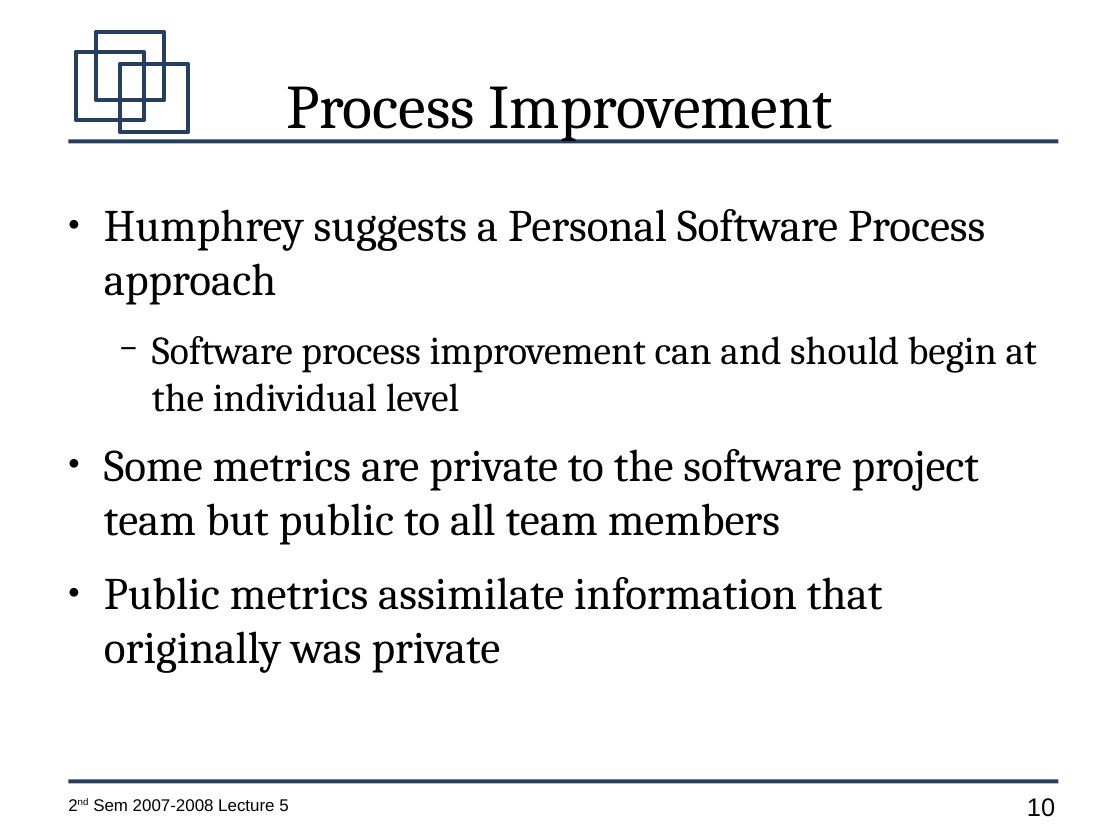
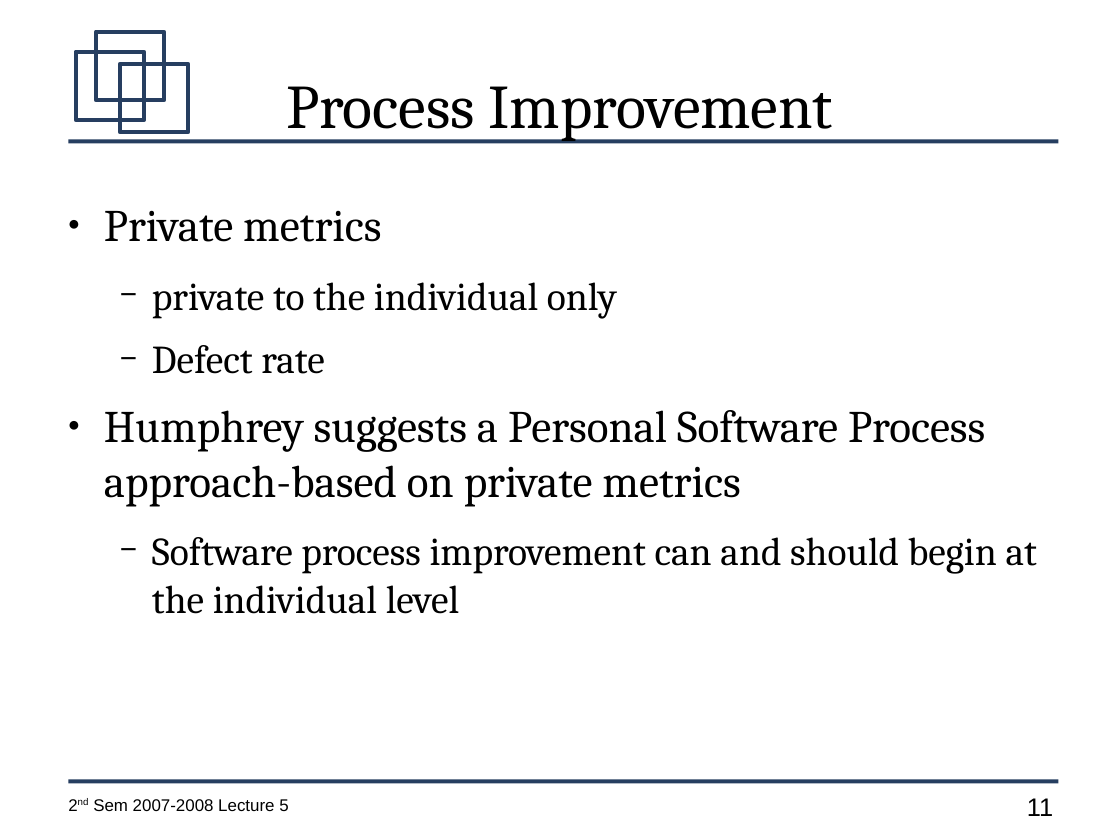
Before and after one commit to jachermocilla/jach-homepage, a slide deck: slide 11 of CMSC128-2nd-Sem-2007-L5.odp (slide 10 before the commit). Drawn at 1120x840 pixels with LibreOffice and Linux fonts; fonts in the diff are those of the drawing. Boxes give left, top, right and bottom in pixels: in the first picture for what was removed or moved away, otherwise in the second. Text is boxed around its words. In the diff, an @@ line names an element or a change of style, - is before the commit and + after.

```diff
--- a/CMSC128-2nd-Sem-2007-L5.odp
+++ b/CMSC128-2nd-Sem-2007-L5.odp
@@ text at <box>104,210,985,507</box>: text changed @@
-● Humphrey suggests a Personal Software Process approach
+● Private metrics
+  − private to the individual only
+  − Defect rate
+● Humphrey suggests a Personal Software Process approach-based on private metrics
@@ text at <box>104,449,980,673</box>: paragraphs removed @@
-● Some metrics are private to the software project team but public to all team members
-● Public metrics assimilate information that originally was private
@@ page number at <box>1027,798,1053,816</box>: text changed @@
-10
+11
```
Also in this commit, not shown: 3 other slides changed, 12 slides added.
